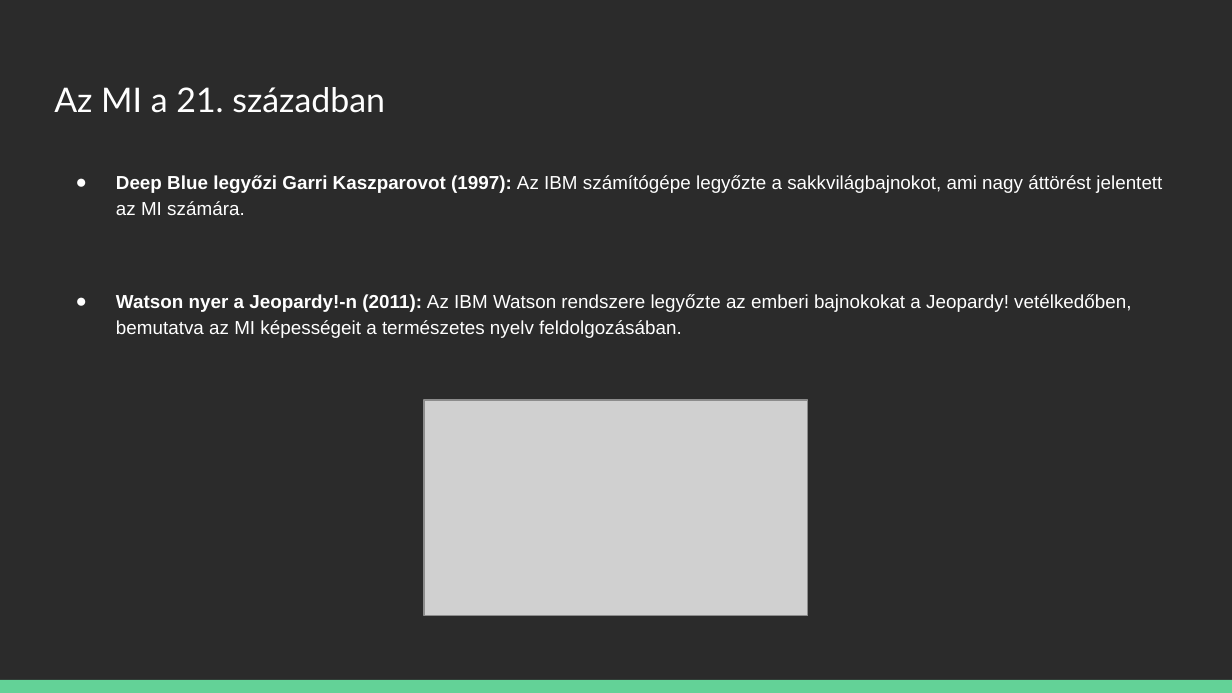
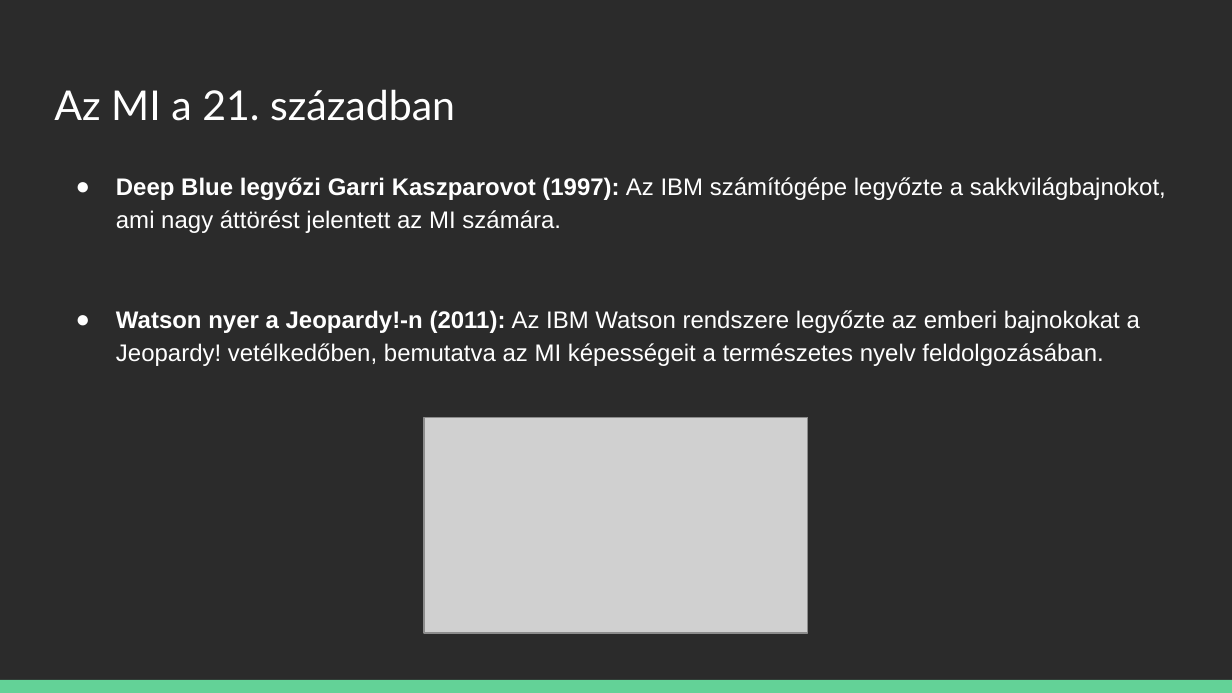
Before and after one commit to kizsi2024/12I-SZ, a slide deck: slide 8 of Potyondi Zsombor/A Mesterséges Intelligencia Történelme.pptx. Drawn at 1232x693 pixels with LibreOffice and Linux fonts; fonts in the diff are those of the drawing; grey boxes stand for pictures; background and template pictures are left out; a plain dark background stands for a picture behind light text. Boxes give left, top, right and bottom in pixels: in the first picture for what was removed or moved away, otherwise in the second. Text is boxed around its words. In the diff, an @@ line names an element or a change of style, - is before the commit and + after.

```diff
--- a/Potyondi Zsombor/A Mesterséges Intelligencia Történelme.pptx
+++ b/Potyondi Zsombor/A Mesterséges Intelligencia Történelme.pptx
@@ title "Az MI a 21. században" at (54, 89, 455, 121): size 19.8 to 24 pt @@
@@ text "Deep Blue legyőzi Garri Kaszparovot ..." at (116, 177, 1166, 366): size 11 to 14 pt @@
@@ picture: place and size @@
-picture at (424, 400, 807, 616)
+picture at (424, 418, 807, 633)
```
Also in this commit, not shown: 11 other slides changed.
